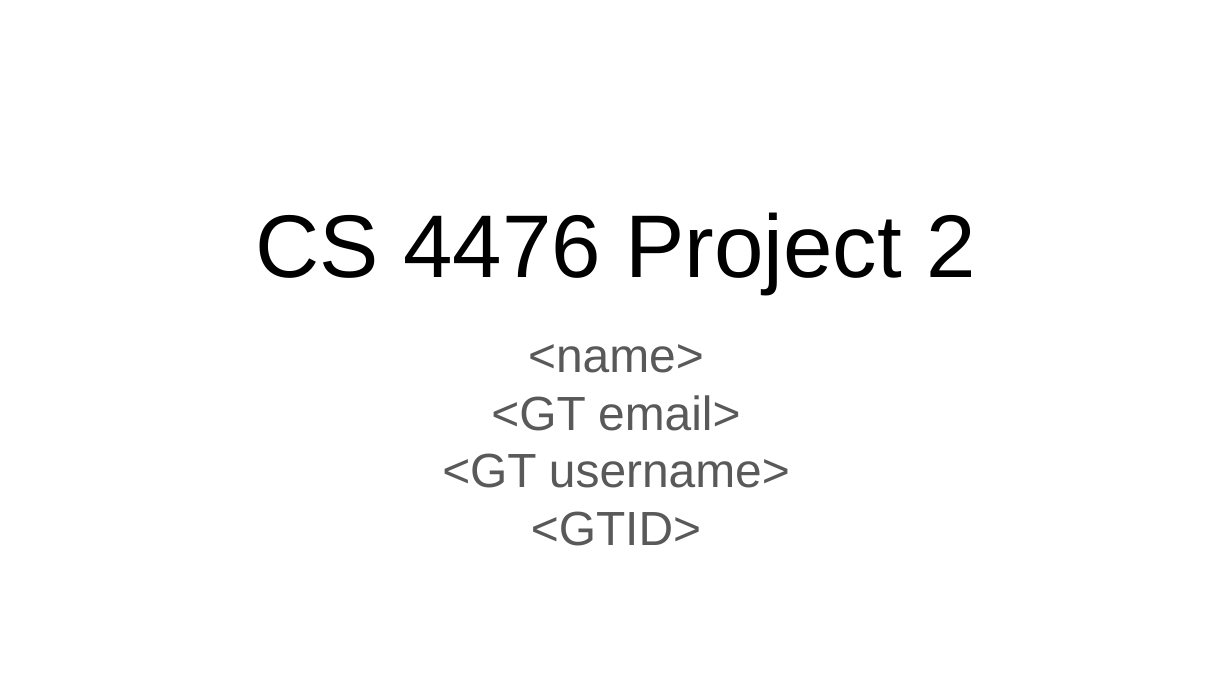
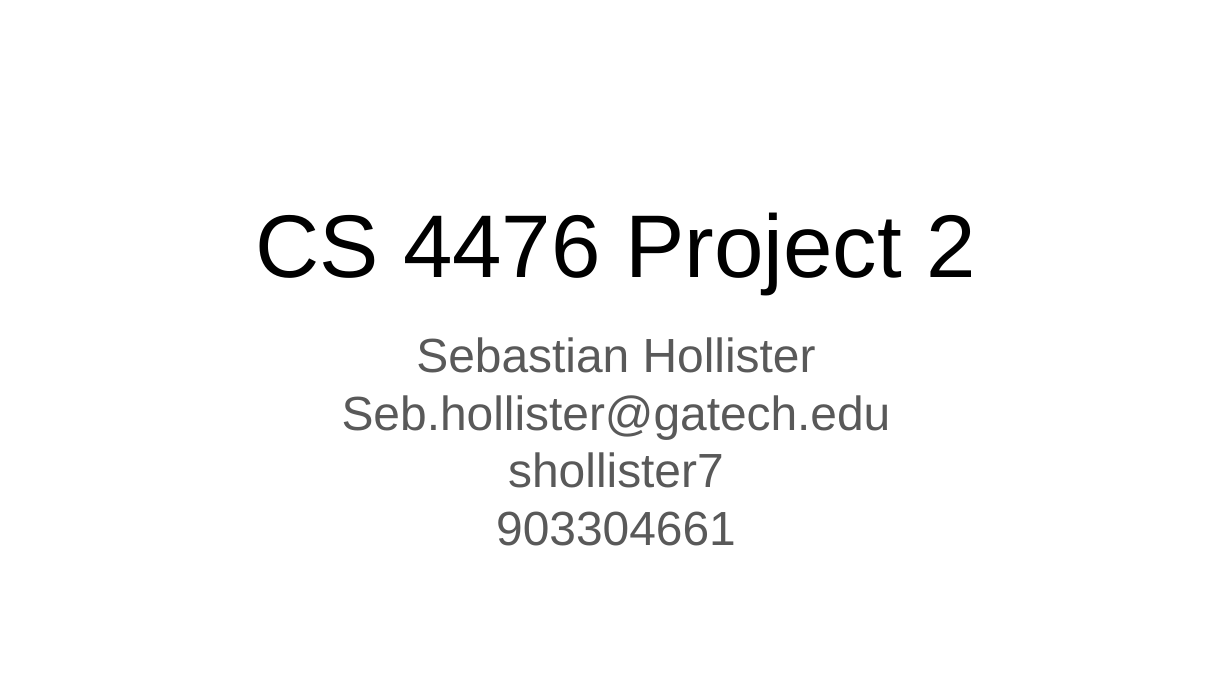
Before and after one commit to aten2001/Computer-Vision, a slide deck: slide 1 of computerVision/proj2_v3/report_template.pptx. Drawn at 1232x693 pixels with LibreOffice and Linux fonts; fonts in the diff are those of the drawing. Boxes give left, top, right and bottom in pixels: in the first picture for what was removed or moved away, otherwise in the second. Text is boxed around its words. In the diff, an @@ line names an element or a change of style, - is before the commit and + after.

```diff
--- a/computerVision/proj2_v3/report_template.pptx
+++ b/computerVision/proj2_v3/report_template.pptx
@@ text at <box>342,337,891,546</box>: text changed @@
-<name>
-<GT email>
-<GT username>
-<GTID>
+Sebastian Hollister
+Seb.hollister@gatech.edu
+shollister7
+903304661
```
Also in this commit, not shown: 8 other slides changed, 2 slides added, 2 slides removed, 4 other files.
